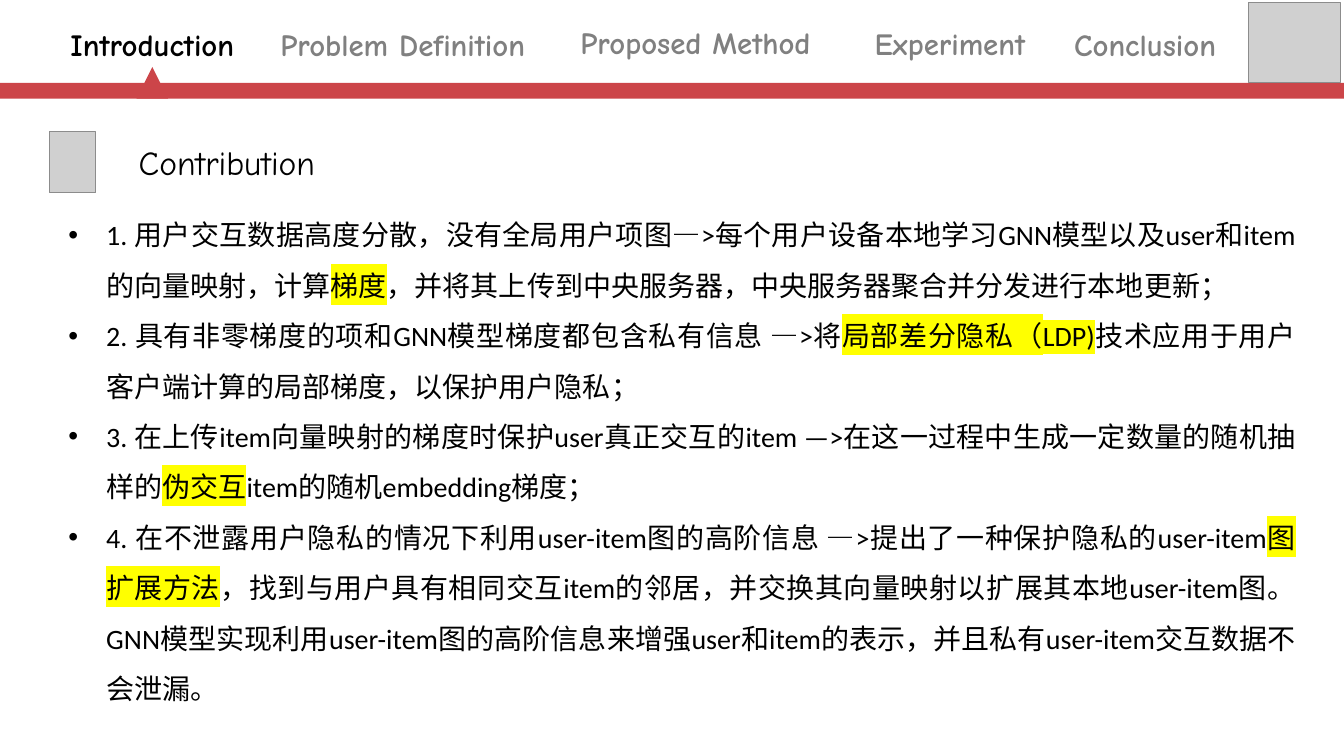
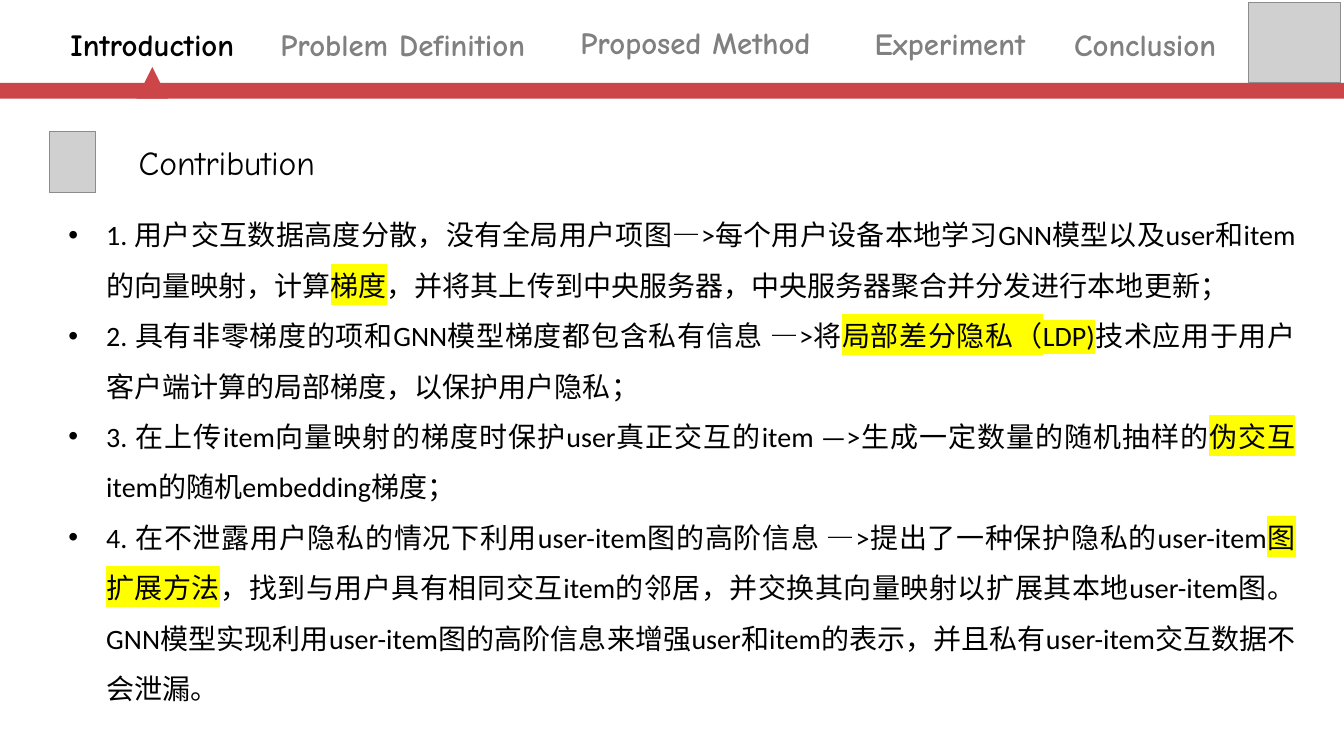
Before and after one commit to zhangwenxiu02/study_note, a slide deck: slide 5 of FedPerGNN/FedPerGNN.pptx. Drawn at 1344x756 pixels with LibreOffice and Linux fonts; fonts in the diff are those of the drawing; grey boxes stand for pictures. Boxes give left, top, right and bottom in pixels: in the first picture for what was removed or moved away, otherwise in the second. Text is boxed around its words. In the diff, an @@ line names an element or a change of style, - is before the commit and + after.

```diff
--- a/FedPerGNN/FedPerGNN.pptx
+++ b/FedPerGNN/FedPerGNN.pptx
@@ text at box(106, 423, 1296, 502): text changed @@
-• 3. 在上传item向量映射的梯度时保护user真正交互的item —>在这一过程中生成一定数量的随机抽样的伪交互item的随机embedding梯度；
+• 3. 在上传item向量映射的梯度时保护user真正交互的item —>生成一定数量的随机抽样的伪交互item的随机embedding梯度；
```
Also in this commit, not shown: 1 other file.
